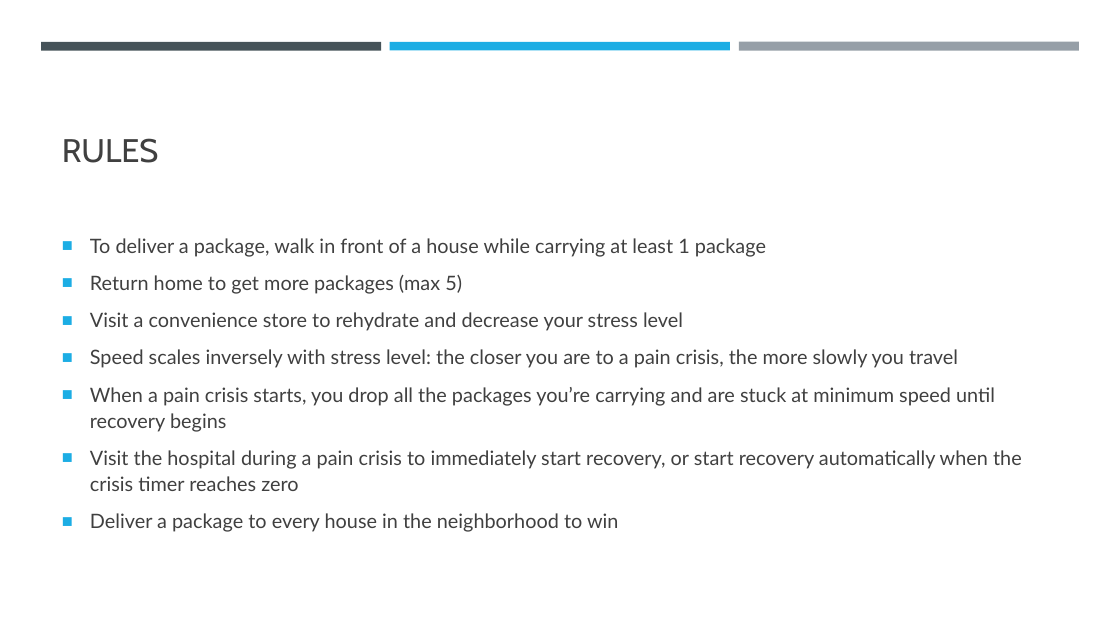
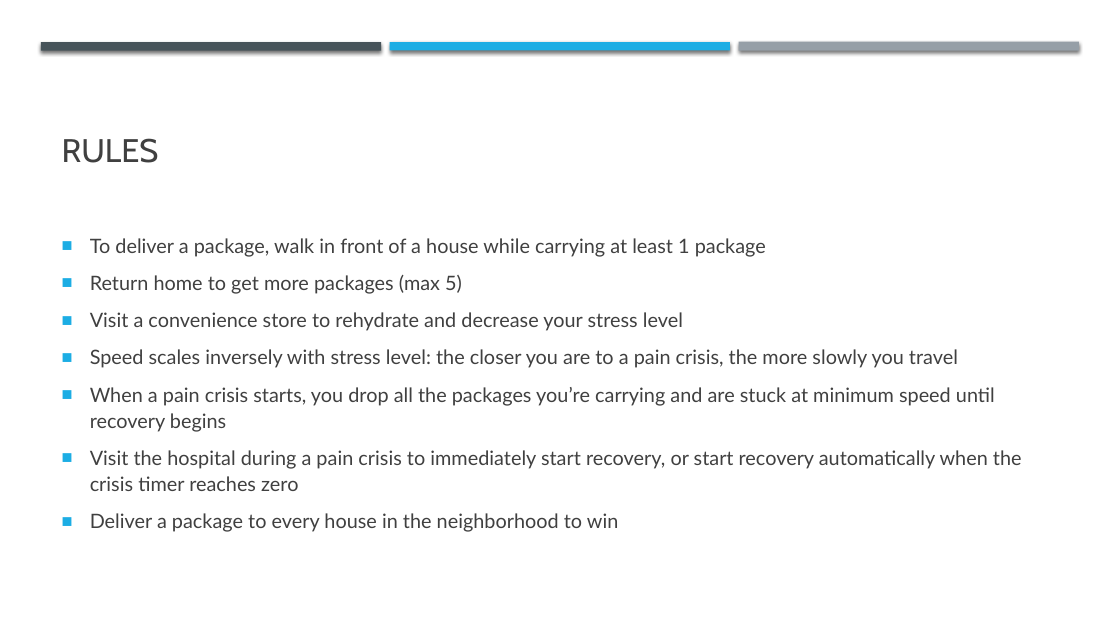
Before and after one commit to rodriang000/Sickle-Cell-Hackathon, a slide deck: slide 3 of hackathon presentation.pptx (slide 4 before the commit). Drawn at 1120x630 pixels with LibreOffice and Linux fonts; fonts in the diff are those of the drawing. Boxes give left, top, right and bottom in pixels: in the first picture for what was removed or moved away, otherwise in the second. Text is boxed around its words. In the diff, an @@ line names an element or a change of style, - is before the commit and + after.

```diff
--- a/hackathon presentation.pptx
+++ b/hackathon presentation.pptx
@@ shadow on in 3 elements at (x1=41, y1=42, x2=381, y2=50), (x1=739, y1=42, x2=1079, y2=51), (x1=390, y1=42, x2=730, y2=50) @@
```
Also in this commit, not shown: 5 other slides changed, 1 slide removed.
